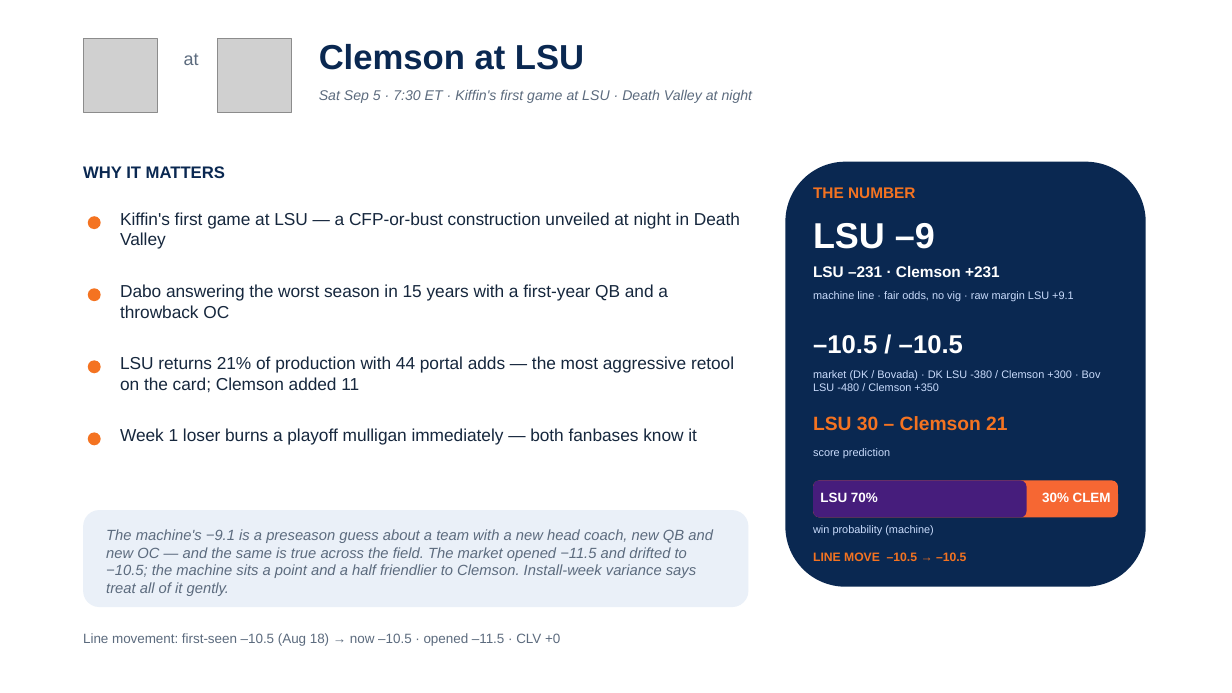
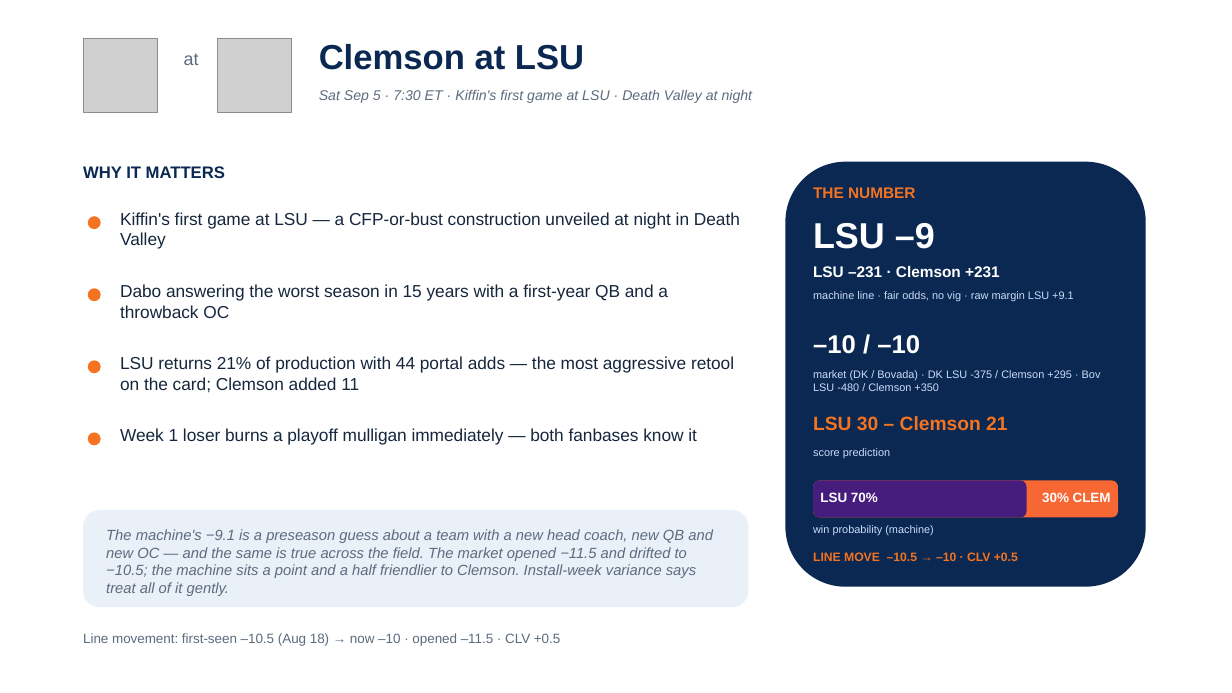
Before and after one commit to lucasalvarezflorida-lab/ncaa-fbs-analytics, a slide deck: slide 6 of decks/2026_Week1_Episode2.pptx. Drawn at 1232x693 pixels with LibreOffice and Linux fonts; fonts in the diff are those of the drawing; grey boxes stand for pictures. Boxes give left, top, right and bottom in pixels: in the first picture for what was removed or moved away, otherwise in the second. Text is boxed around its words. In the diff, an @@ line names an element or a change of style, - is before the commit and + after.

```diff
--- a/decks/2026_Week1_Episode2.pptx
+++ b/decks/2026_Week1_Episode2.pptx
@@ text at (813,335,920,354): text changed @@
-–10.5 / –10.5
+–10 / –10
@@ text at (813,370,1101,391): text changed @@
-market (DK / Bovada) · DK LSU -380 / Clemson +300 · Bov LSU -480 / Clemson +350
+market (DK / Bovada) · DK LSU -375 / Clemson +295 · Bov LSU -480 / Clemson +350
@@ text at (813,552,1018,561): text changed @@
-LINE MOVE –10.5 → –10.5
+LINE MOVE –10.5 → –10 · CLV +0.5
@@ text at (83,633,560,646): text changed @@
-Line movement: first-seen –10.5 (Aug 18) → now –10.5 · opened –11.5 · CLV +0
+Line movement: first-seen –10.5 (Aug 18) → now –10 · opened –11.5 · CLV +0.5
```
Also in this commit, not shown: 6 other slides changed, 2 other files.
